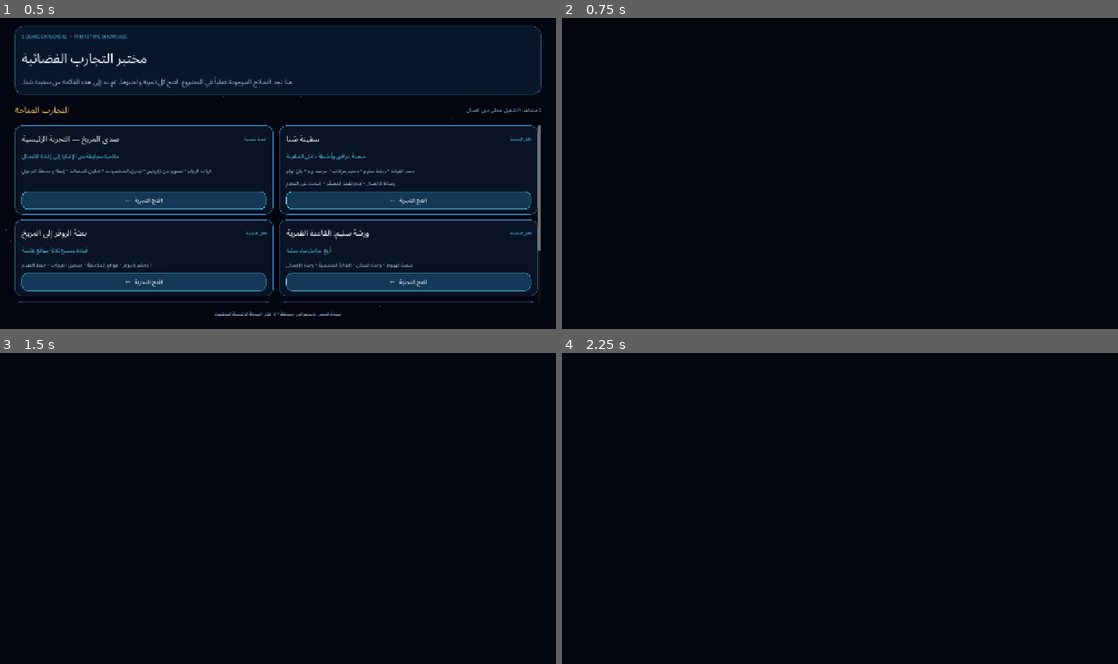
Above: before the commit, frames 1-4 (two rows, left to right).
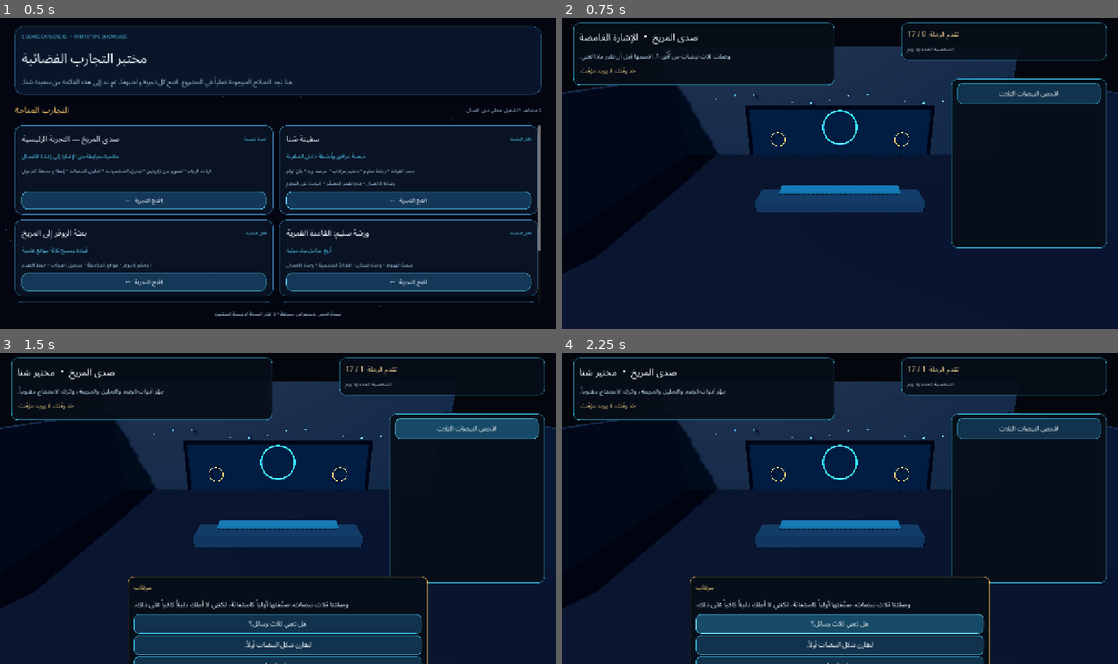
Above: after the commit, the same moments.

Repository: mdznap35/-cosmic-explorers
Game: Godot game, scene res://scenes/prototypes/showcase_app.tscn
Two runs of this game, one before a commit and one after it. Both use one fixed random seed, a clock stepped at 60 frames per second and the inputs below.
Inputs (mouse positions are in pixels of both pictures, inside the frame that each line leads up to):
- Up to frame 1 (0.5 s): no input
- Up to frame 2 (0.75 s): click "افتح التجربة ←" at 0.5 s
- Up to frame 3 (1.5 s): click (467, 427) at 1.25 s, where only the run after the commit has a clickable "افحص النبضات الثلاث"
- Up to frame 4 (2.25 s): click (840, 623) at 2 s, where only the run after the commit has a clickable "هل تعني ثلاث رسائل؟"

Frame 1 is identical in both runs. In frame 2, 58% of the frame differs, in the area x 0-100%, y 1-100%; in frame 3, 52%; in frame 4, 52%.
Error before the commit: Parse Error: Cannot infer the type of "dialogue_id" variable because the value doesn't have a set type. (res://scripts/prototypes/echo_of_mars_vertical_slice.g…
Error after the commit: Attempted to free a locked object (calling or emitting). (res://scripts/prototypes/echo_of_mars_vertical_slice.gd:428)

Commit message:
fix: type dialogue id in Echo of Mars HUD

Diff:
--- a/scripts/prototypes/echo_of_mars_vertical_slice.gd
+++ b/scripts/prototypes/echo_of_mars_vertical_slice.gd
@@ -694,7 +694,7 @@
 
 func _render_dialogue_node() -> void:
 	for child in _dialogue_choices.get_children(): child.free()
-	var dialogue_id:=_dialogue_director.get_active_dialogue_id()
+	var dialogue_id: String = _dialogue_director.get_active_dialogue_id()
 	var speaker_id:="mirqab"
 	for entry in _bundle.get("dialogues",[]):
 		if str(entry.get("id",""))==dialogue_id:
